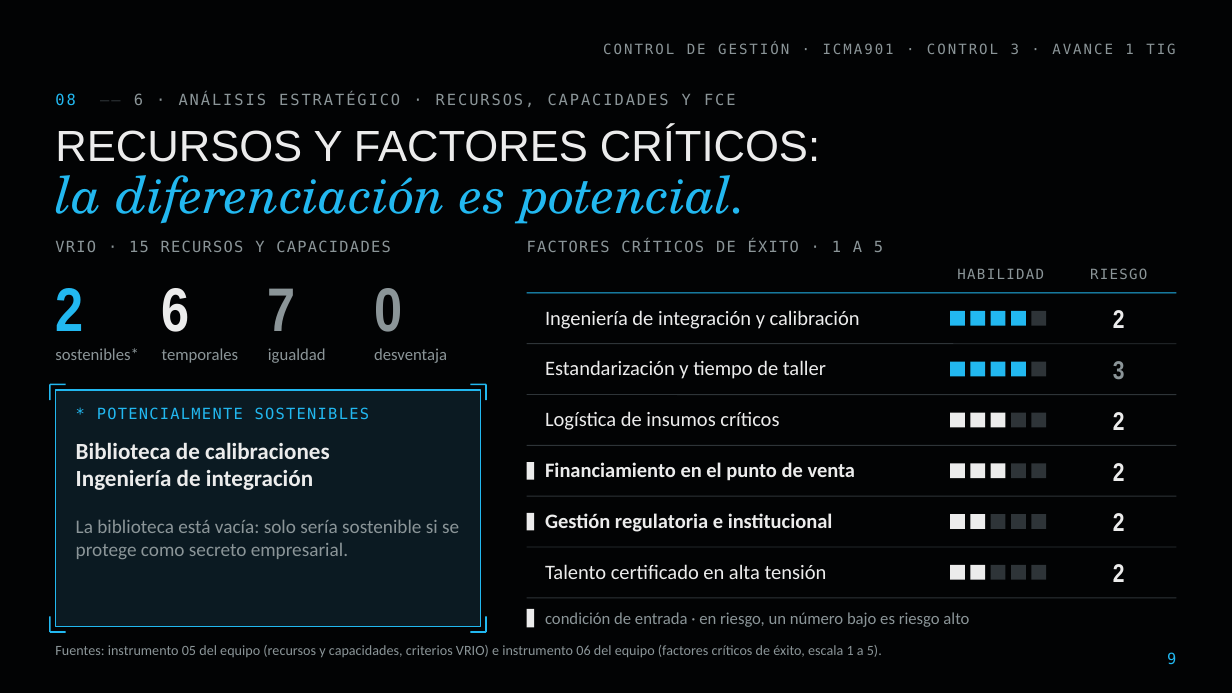
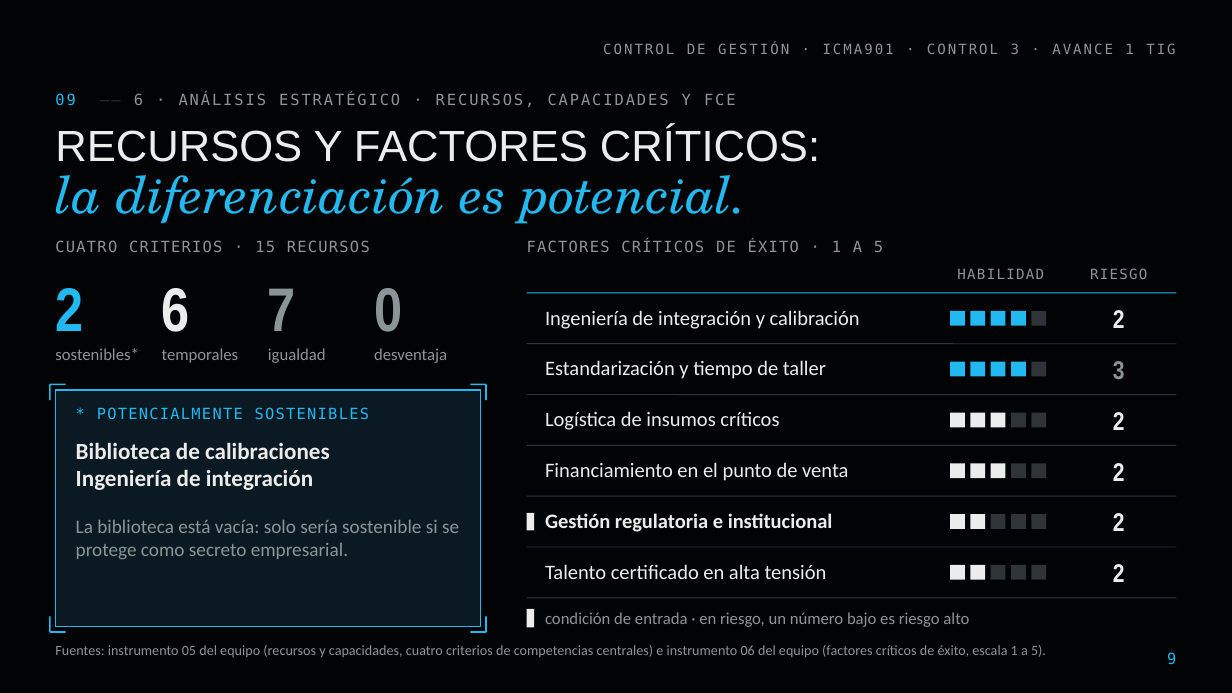
Before and after one commit to diegoaam0109-ux/lumine, a slide deck: slide 9 of control-3/Lumine_Control3_Avance1_TIG.pptx. Drawn at 1232x693 pixels with LibreOffice and Linux fonts; fonts in the diff are those of the drawing; background and template pictures are left out. Boxes give left, top, right and bottom in pixels: in the first picture for what was removed or moved away, otherwise in the second. Text is boxed around its words. In the diff, an @@ line names an element or a change of style, - is before the commit and + after.

```diff
--- a/control-3/Lumine_Control3_Avance1_TIG.pptx
+++ b/control-3/Lumine_Control3_Avance1_TIG.pptx
@@ text at box(55, 92, 736, 107): text changed @@
-08 —— 6 · ANÁLISIS ESTRATÉGICO · RECURSOS, CAPACIDADES Y FCE
+09 —— 6 · ANÁLISIS ESTRATÉGICO · RECURSOS, CAPACIDADES Y FCE
@@ text at box(55, 240, 370, 252): text changed @@
-VRIO · 15 RECURSOS Y CAPACIDADES
+CUATRO CRITERIOS · 15 RECURSOS
@@ text "Financiamiento en el punto de ..." at box(545, 462, 848, 481): bold off @@
@@ rectangle removed at box(527, 462, 534, 480) @@
@@ text at box(55, 645, 1046, 657): text changed @@
-Fuentes: instrumento 05 del equipo (recursos y capacidades, criterios VRIO) e instrumento 06 del equipo (factores críticos de éxito, escala 1 a 5).
+Fuentes: instrumento 05 del equipo (recursos y capacidades, cuatro criterios de competencias centrales) e instrumento 06 del equipo (factores críticos de éxito, escala 1 a 5).
```
Also in this commit, not shown: 17 other slides changed, 13 other files.
